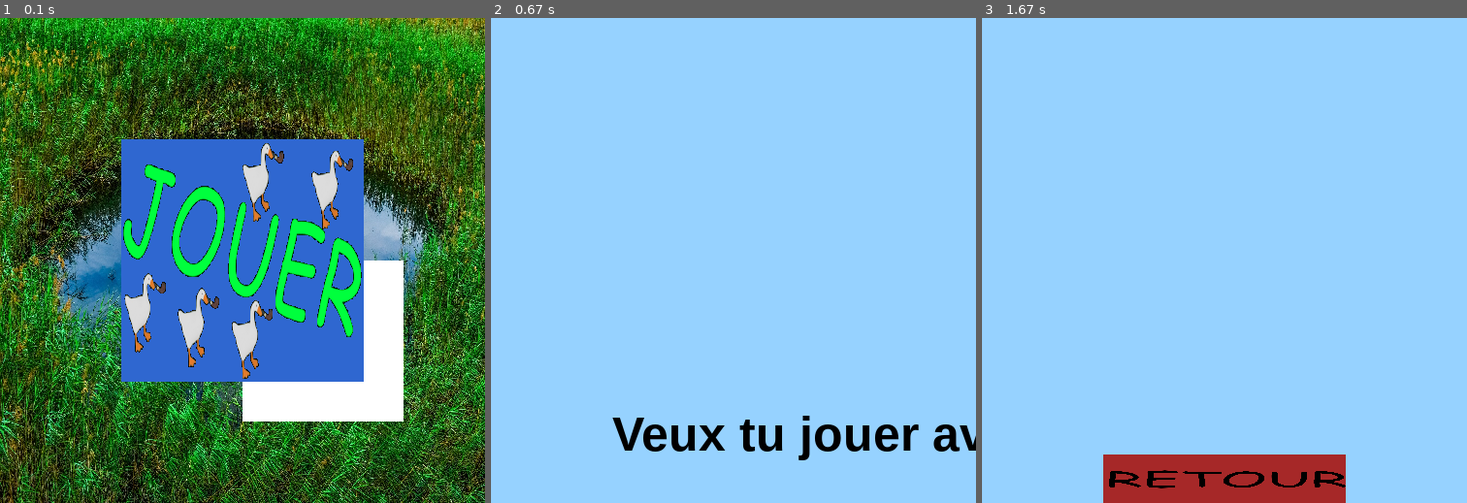
Above: before the commit, frames 1-3 (left to right).
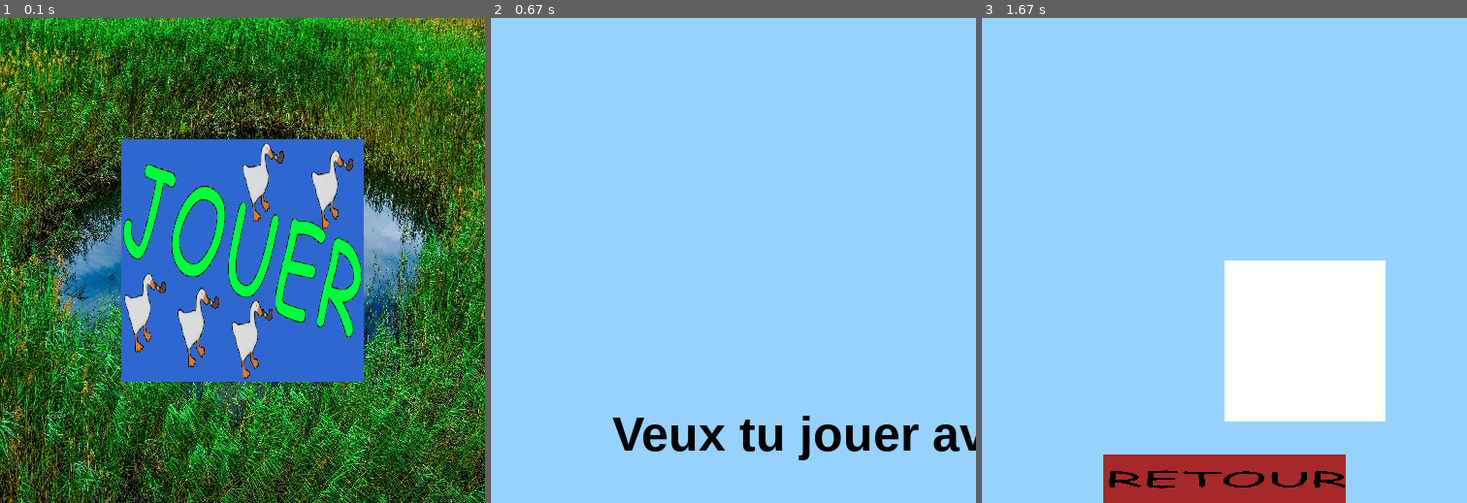
Above: after the commit, the same moments.

Repository: chokinyan/nsi-projet
Game: pygame game, started from projet nsi/projet.py
Same seed, same stepped clock (60 frames per second), same inputs: the game is played once before the commit and once after it.
Inputs (mouse positions are in pixels of both pictures, inside the frame that each line leads up to):
- Up to frame 1 (0.1 s): no input
- Up to frame 2 (0.67 s): press the mouse at (733, 260) at 0.37 s; move the mouse to (655, 221) at 0.47 s; release the mouse at (583, 187) at 0.6 s
- Up to frame 3 (1.67 s): press the mouse at (1224, 260) at 0.7 s; move the mouse to (1253, 279) at 0.8 s; release the mouse at (1282, 304) at 0.93 s

The runs differ from the first frame. In frame 1, 4.8% of the frame differs, in the area x 50-84%, y 50-84%; in frame 2, nothing differs; in frame 3, 11%.

Commit message:
probleme dans le module

Diff:
--- a/projet nsi/add_pygame.py
+++ b/projet nsi/add_pygame.py
@@ -71,17 +71,17 @@
     x,y is the position\n
     h = height\n
     w = width\n
-    size = text size\n
-    bg != beau gosse\n
+    text_size = text size\n
     bg = background\n
+    if using resizable display when display rizible use update_size()
     """
-    def __init__(self,screen : pygame.Surface,x :int = 0, y :int = 0,w : int = 100, h : int = 100, color : tuple[int,int,int,int] = (255,255,255,0), bg : tuple[int,int,int,int] = (0,0,0,0),nb_car_max : int = None) -> None:
+    def __init__(self,screen : pygame.Surface,x :int = 0, y :int = 0,w : int = 100, h : int = 100,text_size : int = 30, color : tuple[int,int,int,int] = (255,255,255,0), bg : tuple[int,int,int,int] = (0,0,0,0),nb_car_max : int = None) -> None:
         self.info = {"x" : x,"y" : y,"w" : w,"h" : h,"ini_h" : h,"ini_w" : w}
         self.position()
         self.color = color
         self.text = ""
         self.focus = False
-        self.taille = int(h)
+        self.taille = text_size
         self.surface = screen
         self.bg = bg
         self.surftext = self.surface.blit(pygame.font.SysFont(None, self.taille).render(self.text,False,self.color,self.bg),self.pos)
@@ -90,8 +90,9 @@
         self.update()
         self.cursor = pygame.mouse.get_cursor().copy()
 
-    def draw(self,event : pygame.event.Event) -> None:
+    def draw(self,event : pygame.event.Event,screen : pygame.Surface) -> None:
 
+        self.surface = screen
         pos_mouse = pygame.mouse.get_pos()
         click = True if pygame.mouse.get_pressed()[0] else False
         pygame.mouse.set_cursor(self.cursor)
@@ -130,10 +131,10 @@
         change inition value of w,h : ini_w,ini_h
         """
 
-
         for i,j in changement.items():
             if i in self.info:
                 self.info[i] = j
+                print("er")
 
         self.position()
         try:
@@ -151,6 +152,7 @@
             self.sub.fill(self.bg)
             self.sub.blit(self.surftext,self.pos)
             self.surface.blit(self.sub.copy(),self.pos)
+        pygame.display.flip()
 
     def texte_edit(self) -> None:
         self.surftext = pygame.font.SysFont(None, self.taille).render(self.text,False,self.color,self.bg)
@@ -160,6 +162,7 @@
             self.surftext = pygame.font.SysFont(None, self.taille).render(self.text,False,self.color,self.bg)
             txt_size = self.surftext.get_width() if type(self.surftext) == pygame.surface.Surface else self.surftext.x
 
+
     def position(self) -> None:
 
         self.info["w"] = pygame.display.get_window_size()[0] if self.info["w"] > pygame.display.get_window_size()[0] else self.info["ini_w"]
--- a/projet nsi/projet.py
+++ b/projet nsi/projet.py
@@ -132,6 +132,7 @@
         self.dée = False
         self.etat = ""
         self.image_R = pyg.image.load(r"projet nsi\image\retour\Sans titre.png")
+        self.debut()
 
     def size(self) -> None:
         self.taille_screen = self.disp.scr.get_size();self.center = (self.disp.scr).get_rect().center;self.topleft = (s …(337 unchanged characters)…
@@ -150,7 +151,7 @@
         test_debut = pyg.image.load(r"projet nsi\image\bouton\jouer.png")
         image_size_debut = (self.taille_screen[0]*(1/2),self.taille_screen[1]*(1/2))
         test_debut = pyg.transform.scale(test_debut,image_size_debut)
-        bouton['B_jouer'] = addp.Button(fild = test_debut)
+        bouton.update(B_jouer = addp.Button(fild = test_debut))
         ((self.disp).scr).blit(test_fond,(0,0))
         pyg.display.flip()
 
@@ -163,8 +164,8 @@
         image_N = pyg.image.load(r"projet nsi\image\bouton\g_amis.png")
         image_N = pyg.transform.scale(image_N,(self.taille_screen[0]/2,self.taille_screen[1]*0.80))
         image_O = pyg.transform.scale(image_O,(self.taille_screen[0]/2,self.taille_screen[1]*0.80))
-        bouton["B_botO"] = addp.Button(fild=image_O,x=self.center[0]-4)
-        bouton["B_botN"] = addp.Button(fild=image_N,x=4)
+        bouton.update(B_botO = addp.Button(fild=image_O,x=self.center[0]-4))
+        bouton.update(B_botN = addp.Button(fild=image_N,x=4))
         ((self.disp).scr).blit(texte,(image_N.get_width()/2,image_N.get_height()))
 
     def choix_nb_bot(self) -> None:
@@ -180,10 +181,10 @@
         image_3 = pyg.transform.scale(image_3,(image_3.get_size()[0]*(1/3),image_3.get_size()[1]*0.5))
         self.image_R = pyg.transform.scale(self.image_R,(pyg.display.get_window_size()[0]/2,pyg.display.get_window_size()[1]/10))
 
-        bouton["bot1"] = addp.Button(fild=image_1,x=(self.center[0]-image_2.get_width())-image_1.get_width()*0.5,y=self.center[1]-(image_1.get_height()/2))
-        bouton["bot2"] = addp.Button(fild=image_2,x=self.center[0],y=self.center[1]-(image_1.get_height()/2))
-        bouton["bot3"] = addp.Button(fild=image_3,x=image_2.get_width()+self.center[0]+image_3.get_width()*0.5,y=self.center[1]-(image_1.get_height()/2))
-        bouton["B_retour"] = addp.Button(fild=self.image_R,y=pyg.display.get_window_size()[1]-self.image_R.get_height(),x=self.center[0]-self.image_R.get_width()/2)
+        bouton.update(bot1 = addp.Button(fild=image_1,x=(self.center[0]-image_2.get_width())-image_1.get_width()*0.5,y=self.center[1]-(image_1.get_height()/2)))
+        bouton.update(bot2 = addp.Button(fild=image_2,x=self.center[0],y=self.center[1]-(image_1.get_height()/2)))
+        bouton.update(bot3 = addp.Button(fild=image_3,x=image_2.get_width()+self.center[0]+image_3.get_width()*0.5,y=self.center[1]-(image_1.get_height()/2)))
+        bouton.update(B_retour = addp.Button(fild=self.image_R,y=pyg.display.get_window_size()[1]-self.image_R.get_height(),x=self.center[0]-self.image_R.get_width()/2))
         ((self.disp).scr).blit(texte,(image_1.get_rect().center[0],0))
 
     def choix_nb_joueur(self) -> None:
@@ -206,21 +207,23 @@
 
         self.image_R = pyg.transform.scale(self.image_R,(pyg.display.get_window_size()[0]/2,pyg.display.get_window_size()[1]/10))
 
-        bouton["BJ2"] = addp.Button(fild=image_1,x=(self.center[0]-image_2.get_width())-image_1.get_width()*0.5,y=self.center[1]-(image_1.get_height()/2))
-        bouton["BJ3"] = addp.Button(fild=image_2,x=self.center[0],y=self.center[1]-(image_1.get_height()/2))
-        bouton["BJ4"] = addp.Button(fild=image_3,x=image_2.get_width()+self.center[0]+image_3.get_width()*0.5,y=self.center[1]-(image_1.get_height()/2))
-
-        bouton["BJ2F"] = addp.Button(fild=image_1_F,x=(self.center[0]-image_2_F.get_width())-image_1_F.get_width()*0.5,y=self.center[1]-(image_1_F.get_height()/2))
-        bouton["BJ3F"] = addp.Button(fild=image_2_F,x=self.center[0],y=self.center[1]-(image_1_F.get_height()/2))
-        bouton["BJ4F"] = addp.Button(fild=image_3_F,x=image_2_F.get_width()+self.center[0]+image_3_F.get_width()*0.5,y=self.center[1]-(image_1_F.get_height()/2))
-
-        bouton["B_retour"] = addp.Button(fild=self.image_R,y=pyg.display.get_window_size()[1]-self.image_R.get_height(),x=self.center[0]-self.image_R.get_width()/2)
+        bouton.update(BJ2 = addp.Button(fild=image_1,x=(self.center[0]-image_2.get_width())-image_1.get_width()*0.5,y=self.center[1]-(image_1.get_height()/2)))
+        bouton.update(BJ3 = addp.Button(fild=image_2,x=self.center[0],y=self.center[1]-(image_1.get_height()/2)))
+        bouton.update(BJ4 = addp.Button(fild=image_3,x=image_2.get_width()+self.center[0]+image_3.get_width()*0.5,y=self.center[1]-(image_1.get_height()/2)))
+
+        bouton.update(BJ2F = addp.Button(fild=image_1_F,x=(self.center[0]-image_2_F.get_width())-image_1_F.get_width()*0.5,y=self.center[1]-(image_1_F.get_height()/2)))
+        bouton.update(BJ3F = addp.Button(fild=image_2_F,x=self.center[0],y=self.center[1]-(image_1_F.get_height()/2)))
+        bouton.update(BJ4F = addp.Button(fild=image_3_F,x=image_2_F.get_width()+self.center[0]+image_3_F.get_width()*0.5,y=self.center[1]-(image_1_F.get_height()/2)))
+
+        bouton.update(B_retour = addp.Button(fild=self.image_R,y=pyg.display.get_window_size()[1]-self.image_R.get_height(),x=self.center[0]-self.image_R.get_width()/2))
         ((self.disp).scr).blit(texte,(self.center[0],0))
 
     def choix_nom(self) -> None:
         self.etat = "choix_nom"
         #print("test")
         ((self.disp).scr).fill((150,210,255,0))
+        if "nom" not in textinp:
+            textinp.update(nom = addp.TextInput(screen = (etat.disp).scr,bg = (255,255,255),color=(125,120,60,5),x = etat.taille_screen[0]/2,y = etat.taille_screen[1]/2,h = etat.taille_screen[1]/3,w = etat.taille_screen[0]/3))
 
     def partie(self) -> None:
         self.etat = "partie"
@@ -231,7 +234,7 @@
         image_lance = pyg.transform.scale(image_lance,(pyg.display.get_window_size()[0]/3,pyg.display.get_window_size()[1]/7))
         plateaux = pyg.image.load(r"projet nsi\image\image sans droit et utilisable\plateau\plateau.png")
         plateaux = pyg.transform.scale(plateaux,(self.taille_screen[0]*0.5,self.taille_screen[1]))
-        bouton["Blance"] = addp.Button(x = pyg.display.get_window_size()[0]-image_lance.get_width(),y = pyg.display.get_window_size()[1]-image_lance.get_height() ,fild = image_lance)
+        bouton.update(Blance = addp.Button(x = pyg.display.get_window_size()[0]-image_lance.get_width(),y = pyg.display.get_window_size()[1]-image_lance.get_height() ,fild = image_lance))
         dée_1_img = pyg.image.load(r"projet nsi\image\dée\1.png")
         (self.scr).blit(dée_1_img,(pyg.display.get_window_size()[0]-dée_1_img.get_width(),pyg.display.get_window_size()[1]-(image_lance.get_height()+dée_1_img.get_height())))
         (self.scr).blit(plateaux,plateaux.get_rect(bottom = self.bottom))
@@ -270,10 +273,8 @@
     bouton = {}
     textinp = {}
     end = False
-    ecran = screen(icone = "projet nsi\image\icone\images.png",dis_name="Jeu de l'oie")
+    ecran = screen(icone = r"projet nsi/image/icone/images.png",dis_name="Jeu de l'oie")
     etat = etat_screen(disp=ecran)
-    etat.debut()
-    textinp["nom"] = addp.TextInput(screen = etat.disp.scr,color=(125,120,60,5),bg = (255,255,255),x = etat.taille_screen[0]/2,y = etat.taille_screen[1]/2,h = etat.taille_screen[1]/3,w = etat.taille_screen[0]/3)
     #--------------------------------------------------------------
 
     #temp code test
@@ -281,6 +282,8 @@
     #--------------------------------------------------------------
 
     while not(end):
+
+        pyg.display.flip()
 
         match etat.etat:
 
@@ -347,8 +350,8 @@
                     etat.choix_bot_or_J()
                     pyg.time.wait(200)
 
-            case "choix_nom":
-                pass
+            #case "choix_nom":
+            #    pass
 
             case "partie":
                 if bouton["Blance"].draw(screen = ecran.scr):
@@ -357,12 +360,12 @@
                     etat.partie()
                     quit()
 
-        pyg.display.flip()
-
         for event in pyg.event.get():
 
-            if etat.etat == "choix_nom":
-                textinp["nom"].draw(event=event)
+            try:
+                textinp["nom"].draw(event=event,screen = (etat.disp).scr)
+            except:
+                pass
 
             if event.type == pyg.QUIT:
                 end = True
--- a/projet nsi/test.py
+++ b/projet nsi/test.py
@@ -12,19 +12,18 @@
     pygame.display.flip()
 
     for event in pygame.event.get():
-        text.draw(event=event)
+        text.draw(event=event,screen = screen)
         if event.type == pygame.QUIT:
             end = True
         if event.type == pygame.KEYDOWN:
             if event.key == pygame.K_ESCAPE:
                 end = True
         if event.type == pygame.WINDOWRESIZED:
-            #text.update_size()
-            print('ok')
+            text.update_size({"h" : screen.get_height()/2,"w" : screen.get_width()/2})
+            print(text.info)
         if event.type == pygame.MOUSEBUTTONUP:
             print(text.taille)
             print(pygame.mouse.get_pos())
 
-
 pygame.quit()
 quit()
Empty file added: projet nsi/test2.py
